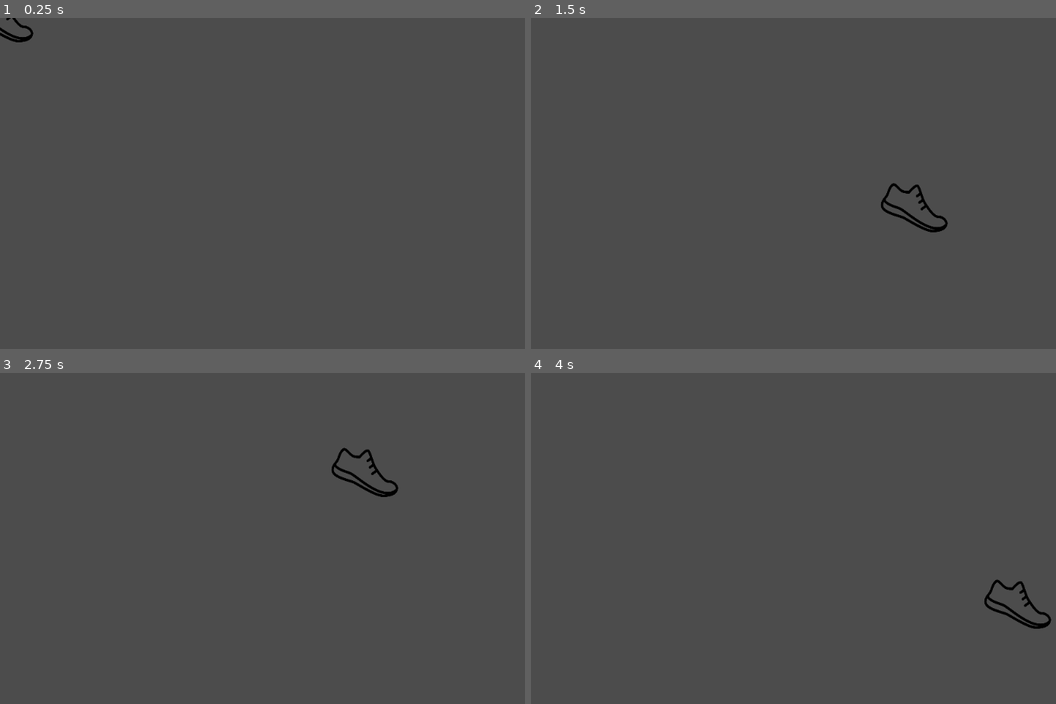
Above: before the commit, frames 1-4 (two rows, left to right).
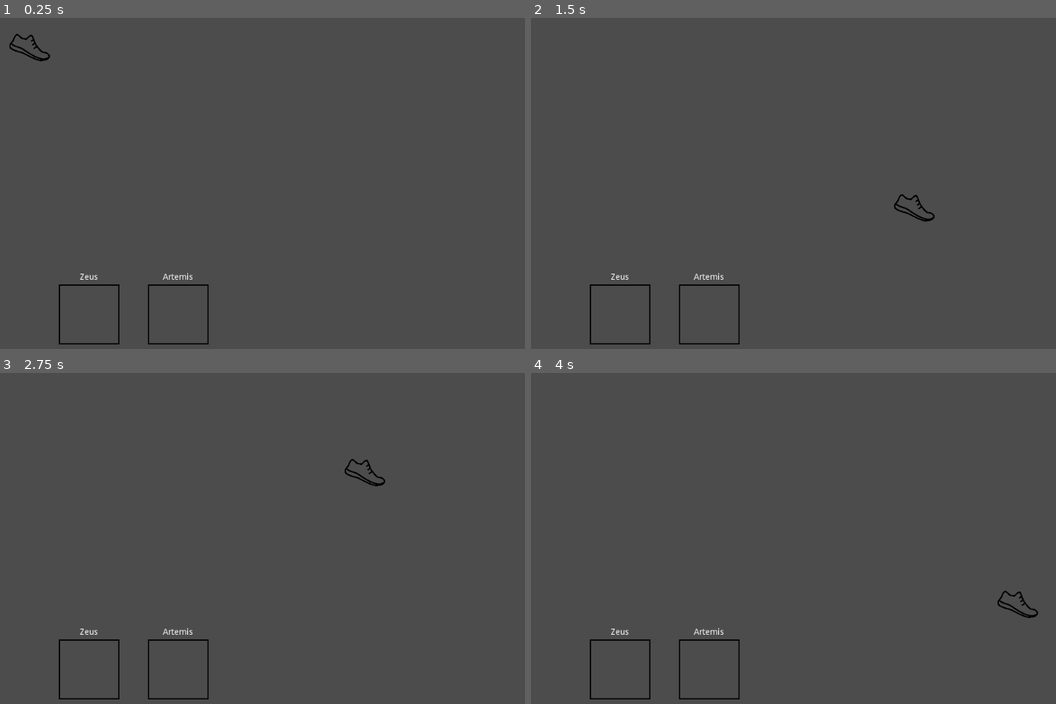
Above: after the commit, the same moments.

Repository: rachd/superhero-dispatcher
Game: Godot game, scene res://MyItems.tscn
Same seed, same stepped clock (60 frames per second), same inputs: the game is played once before the commit and once after it.
Inputs (mouse positions are in pixels of both pictures, inside the frame that each line leads up to):
- Up to frame 1 (0.25 s): no input
- Up to frame 2 (1.5 s): tap Enter at 0.5 s; move the mouse to (966, 176) at 0.52 s; click (966, 176) at 0.67 s; tap Space at 1.25 s; drag from (966, 176) to (804, 266) at 1.27 s
- Up to frame 3 (2.75 s): tap Enter at 2 s; move the mouse to (367, 472) at 2.02 s; click (367, 472) at 2.17 s
- Up to frame 4 (4 s): tap Space at 2.75 s; drag from (804, 621) to (651, 498) at 2.77 s; tap Enter at 3.5 s; move the mouse to (1019, 604) at 3.52 s; click (1019, 604) at 3.67 s

The runs differ from the first frame. In frame 1, 0.7% of the frame differs, in the area x 0-40%, y 0-99%; in frame 2, 1.0%; in frame 3, 1.0%, in the area x 11-76%, y 22-99%; in frame 4, 1.0%.

Commit message:
drop item icons into dropzones

Diff:
--- /dev/null
+++ b/Dropzone.gd
@@ -0,0 +1,15 @@
+extends StaticBody2D
+
+var hero = ""
+
+func set_hero(h):
+	hero = h
+	$Label.text = hero
+
+func assign_item(item):
+	GameVariables.unassigned_items.erase(item)
+	GameVariables.assigned_items[hero] = item
+
+func position_item_icon(item_icon):
+	item_icon.position.x = self.position.x
+	item_icon.position.y = self.position.y
--- /dev/null
+++ b/Dropzone.tscn
@@ -0,0 +1,34 @@
+[gd_scene load_steps=6 format=2]
+
+[ext_resource path="res://Dropzone.gd" type="Script" id=1]
+[ext_resource path="res://assets/square.png" type="Texture" id=2]
+[ext_resource path="res://Dropzone_Helper.gd" type="Script" id=3]
+
+[sub_resource type="RectangleShape2D" id=1]
+extents = Vector2( 50, 50 )
+
+[sub_resource type="RectangleShape2D" id=2]
+extents = Vector2( 50, 50 )
+
+[node name="Dropzone" type="StaticBody2D"]
+script = ExtResource( 1 )
+
+[node name="Label" type="Label" parent="."]
+margin_left = -50.0
+margin_top = -70.0
+margin_right = 50.0
+margin_bottom = -56.0
+align = 1
+
+[node name="CollisionShape2D" type="CollisionShape2D" parent="."]
+shape = SubResource( 1 )
+
+[node name="Sprite" type="Sprite" parent="."]
+scale = Vector2( 0.0929397, 0.0924922 )
+texture = ExtResource( 2 )
+
+[node name="Area2D" type="Area2D" parent="."]
+script = ExtResource( 3 )
+
+[node name="CollisionShape2D" type="CollisionShape2D" parent="Area2D"]
+shape = SubResource( 2 )
--- /dev/null
+++ b/Dropzone_Helper.gd
@@ -0,0 +1,7 @@
+extends Area2D
+
+func assign_item(item, item_icon):
+	var parent = get_parent()
+	if parent.has_method("assign_item"):
+		get_parent().assign_item(item)
+		get_parent().position_item_icon(item_icon)
--- a/GameVariables.gd
+++ b/GameVariables.gd
@@ -5,3 +5,4 @@
 var saved_items = []
 var unassigned_items = []
 var owned_item_ids = []
+var assigned_items = {}
--- a/ItemIcon.gd
+++ b/ItemIcon.gd
@@ -1,24 +1,28 @@
 extends StaticBody2D
 
 var dragging = false
+var item = {}
 
-signal dragsignal;
+signal dragsignal
+
+func set_item(i):
+	item = i
 
 func _ready():
 	connect("dragsignal",self,"_set_drag_pc")
-
-
 
 func _process(delta):
 	if dragging:
 		var mousepos = get_viewport().get_mouse_position()
 		self.position = Vector2(mousepos.x, mousepos.y)
 
-
-
 func _set_drag_pc():
 	dragging=!dragging
-
+	if (!dragging):
+		var overlaps = $Area2D.get_overlapping_areas()
+		for overlap in overlaps:
+			if overlap.has_method("assign_item"):
+				overlap.assign_item(item, self)
 
 func _input(event):
 	if event is InputEventMouseButton:
--- a/ItemIcon.tscn
+++ b/ItemIcon.tscn
@@ -1,20 +1,26 @@
-[gd_scene load_steps=4 format=2]
+[gd_scene load_steps=5 format=2]
 
 [ext_resource path="res://ItemIcon.gd" type="Script" id=1]
 [ext_resource path="res://assets/shoe.png" type="Texture" id=2]
 
 [sub_resource type="RectangleShape2D" id=1]
-extents = Vector2( 8.54234, 26.8689 )
+
+[sub_resource type="RectangleShape2D" id=2]
 
 [node name="ItemIcon" type="StaticBody2D"]
 input_pickable = true
 script = ExtResource( 1 )
 
 [node name="CollisionShape2D" type="CollisionShape2D" parent="."]
-scale = Vector2( -7.71104, 1.79176 )
+scale = Vector2( 2.46152, 0.0141357 )
 shape = SubResource( 1 )
 
 [node name="Sprite" type="Sprite" parent="."]
-scale = Vector2( 0.196679, 0.217265 )
+scale = Vector2( 0.12, 0.12 )
 texture = ExtResource( 2 )
+
+[node name="Area2D" type="Area2D" parent="."]
+
+[node name="CollisionShape2D" type="CollisionShape2D" parent="Area2D"]
+shape = SubResource( 2 )
 [connection signal="input_event" from="." to="." method="_on_ItemIcon_input_event"]
--- /dev/null
+++ b/MyItems.gd
@@ -0,0 +1,35 @@
+extends Control
+
+var dropzone_scene = preload("res://Dropzone.tscn")
+var item_icon_scene = preload("res://ItemIcon.tscn")
+
+func _ready():
+	self.add_dropzones()
+	self.add_items()
+
+func add_dropzones():
+	var heros = ["Zeus", "Artemis"]#GameVariables.selected_heros
+	var index = 1
+	for hero in heros:
+		var dropzone = dropzone_scene.instance()
+		dropzone.set_hero(hero)
+		dropzone.position.x = (150 * index)
+		dropzone.position.y = 500
+		add_child(dropzone)
+		index += 1
+
+func add_items():
+	var items = [{
+		"id": 0,
+		"title": "really nice running sneakers",
+		"type": "foot",
+		"price": 80
+	}]#GameVariables.unassigned_items
+	var index = 1
+	for item in items:
+		var item_icon = item_icon_scene.instance()
+		item_icon.set_item(item)
+		item_icon.position.x = (50 * index)
+		item_icon.position.y = 50
+		add_child(item_icon)
+		index += 1
--- a/MyItems.tscn
+++ b/MyItems.tscn
@@ -1,9 +1,8 @@
 [gd_scene load_steps=2 format=2]
 
-[ext_resource path="res://ItemIcon.tscn" type="PackedScene" id=1]
+[ext_resource path="res://MyItems.gd" type="Script" id=1]
 
 [node name="MyItems" type="Control"]
 anchor_right = 1.0
 anchor_bottom = 1.0
-
-[node name="ItemIcon" parent="." instance=ExtResource( 1 )]
+script = ExtResource( 1 )
Binary file added: assets/square.png
Not shown, added: assets/square.png.import
